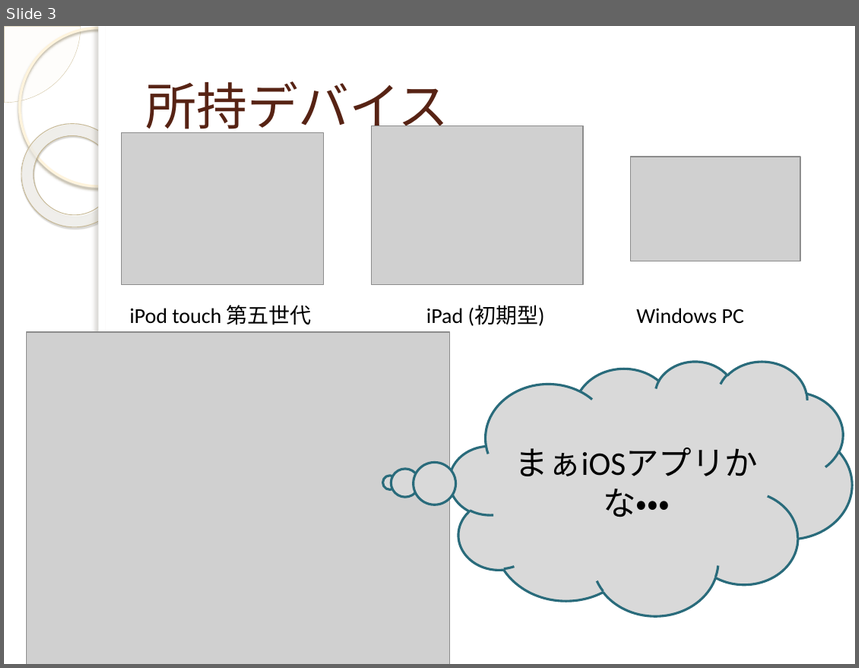
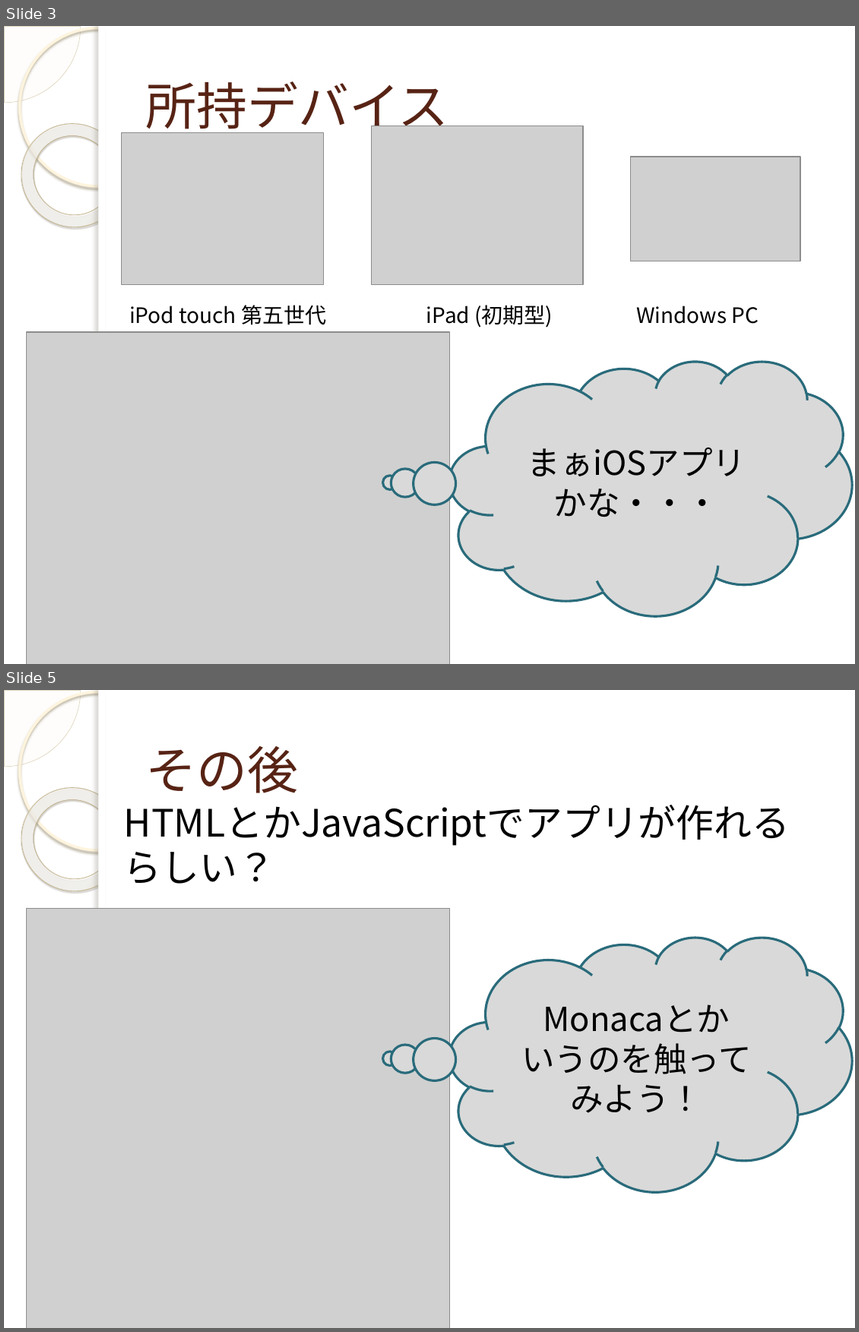
Before and after one commit to yuridonus/FEstudy, a slide deck: monaca.pptx. Shown one above the other, each under a label of ours: slide 3 before the commit, slides 3 and 5 after it; the slides between them are not shown. The pictures are 859x668 and 859x1332 pixels, drawn with LibreOffice and Linux fonts; fonts in the diff are those of the drawing; grey boxes stand for pictures; background and template pictures are left out. Boxes give left, top, right and bottom in pixels: in the first picture for what was removed or moved away, otherwise in the second. Text is boxed around its words. In the diff, an @@ line names an element or a change of style, - is before the commit and + after.

```diff
--- a/monaca.pptx
+++ b/monaca.pptx
@@ slide 5 added at (4, 690, 855, 1328), background picture (left out); not listed: 5 template elements that a slide beside it also shows @@
@@ title added at (146, 746, 299, 793), 43 pt, text #572314 @@
+その後
@@ text added at (108, 795, 835, 1310), 32 pt, text #000000 @@
+HTMLとかJavaScriptでアプリが作れるらしい？
@@ picture added at (27, 908, 450, 1328) @@
@@ thought cloud added at (450, 937, 853, 1192), fill #D9D9D9, outline #296B7C 2 pt, 28 pt, text #000000 @@
+Monacaとか
+いうのを触ってみよう！
@@ slide 3 changed as well @@
@@ font Calibri to Noto Sans CJK JP in 4 elements at (450, 361, 853, 616), (129, 305, 326, 325), (427, 305, 553, 328), (636, 306, 759, 324) @@
```
Also in this commit, not shown: 4 other slides changed, 7 other slides added, 10 slides removed.
